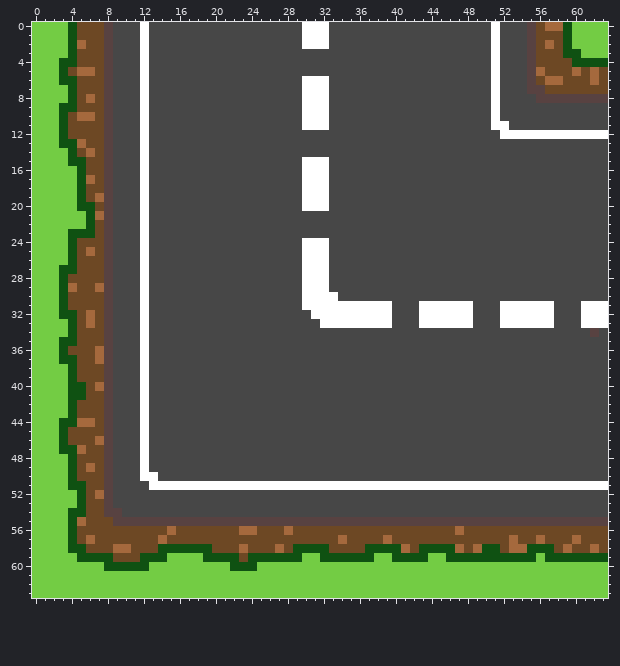
Two versions of one pixel-art sprite, src/main/resources/org/itdhbw/futurewars/tiles/Street/textures/CurveRightToTop.png. The picture above is the old version.
The file is 128x128 pixels, drawn in blocks of 2x2; one block is one cell here. Colours within 5 levels of each other are drawn and written as one.
After the commit:
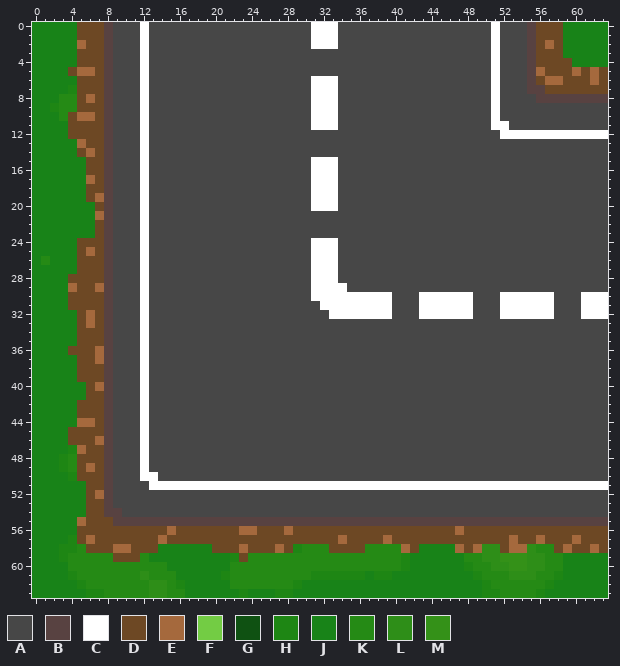
Palette (. is transparent): A #474747  B #584241  C #ffffff  D #6d4824  E #a5693d  F #73cc44  G #0f5112  H #1e8614  J #188318  K #258a15  L #2e8e18  M #349118
Difference:
Changed rows in their new state; - is an unchanged pixel.
first column x 0:
 0 JJJJJ-------------------------A--C-----------------------DDJJJJJ
 1 JJJJJ-------------------------A--C-------------------------JJJJJ
 2 JJJJJ-------------------------A--C-------------------------JJJJJ
 3 JJJJJ------------------------------------------------------JJJJJ
 4 JJJJJ-------------------------------------------------------JJJJ
 5 JJJJ------------------------------------------------------------
 6 JJJJJ-------------------------A--C------------------------------
 7 JJJJH-------------------------A--C------------------------------
 8 JJJKK-------------------------A--C------------------------------
 9 JJHKK-------------------------A--C------------------------------
10 JJJK--------------------------A--C------------------------------
11 JJJJ--------------------------A--C------------------------------
12 JJJJ------------------------------------------------------------
13 JJJJJ-----------------------------------------------------------
14 JJJJJ-----------------------------------------------------------
15 JJJJJJ------------------------A--C------------------------------
16 JJJJJJ------------------------A--C------------------------------
17 JJJJJJ------------------------A--C------------------------------
18 JJJJJJ------------------------A--C------------------------------
19 JJJJJJ------------------------A--C------------------------------
20 JJJJJJJ-----------------------A--C------------------------------
21 JJJJJJJ---------------------------------------------------------
22 JJJJJJJ---------------------------------------------------------
23 JJJJJJJ---------------------------------------------------------
24 JJJJJ-------------------------A--C------------------------------
25 JJJJJ-------------------------A--C------------------------------
26 JKJJJ-------------------------A--C------------------------------
27 JJJJJ-------------------------A--C------------------------------
28 JJJJ--------------------------A--C------------------------------
29 JJJJ--------------------------A--CC-----------------------------
30 JJJJ--------------------------A---CCCCCC---CCCCCC---CCCCCC---CCC
31 JJJJ--------------------------AA--------------------------------
32 JJJJJ--------------------------AA-------------------------------
33 JJJJJ---------------------------AAAAAAAA---AAAAAA---AAAAAA---AAA
34 JJJJJ---------------------------------------------------------A-
35 JJJJJ-----------------------------------------------------------
36 JJJJ------------------------------------------------------------
37 JJJJJ-----------------------------------------------------------
38 JJJJJ-----------------------------------------------------------
39 JJJJJ-----------------------------------------------------------
40 JJJJJJ----------------------------------------------------------
41 JJJJJJ----------------------------------------------------------
42 JJJJJ-----------------------------------------------------------
43 JJJJJ-----------------------------------------------------------
44 JJJJJ-----------------------------------------------------------
45 JJJJ------------------------------------------------------------
46 JJJJ------------------------------------------------------------
47 JJJJH-----------------------------------------------------------
48 JJJHK-----------------------------------------------------------
49 JJJHK-----------------------------------------------------------
50 JJJJH-----------------------------------------------------------
51 JJJJJJ----------------------------------------------------------
52 JJJJJJ----------------------------------------------------------
53 JJJJJJ----------------------------------------------------------
54 JJJJJJ----------------------------------------------------------
55 JJJJJ-----------------------------------------------------------
56 JJJJJ-----------------------------------------------------------
57 JJJJH-----------------------------------------------------------
58 JJJHHK--------JJJJJJ---------HKKK----KKKK--JJJJ---LL---LKK------
59 JJJHKKKKK---KJJJJJJJJJH-KKKKKKKKKKKKKKKKKHJJJJJJKKLLMMMLLKKJJJJJ
60 JJJJKKKKKKKKKKKJJJJJJJKKKKKKKKKKKKKKKKKKKHJJJJJJHKKLLMMLLKKJJJJJ
61 JJJJHKKKKKKKLKKKJJJJJHKKKKKKKKKHHHHHHJHHJJJJJJJJJHKKKLLLKKHJJJJJ
62 JJJJJHKKKKKKKLLKHJJJJJKKKKKKKHJJJJJJJJJJJJJJJJJJJJHKKKKKKHJJJJJJ
63 JJJJJJHHKKKKKLLKKJJJJJJHJJJHHJJJJJJJJJJJJJJJJJJJJJHHKKKKHJJJJJJJ
